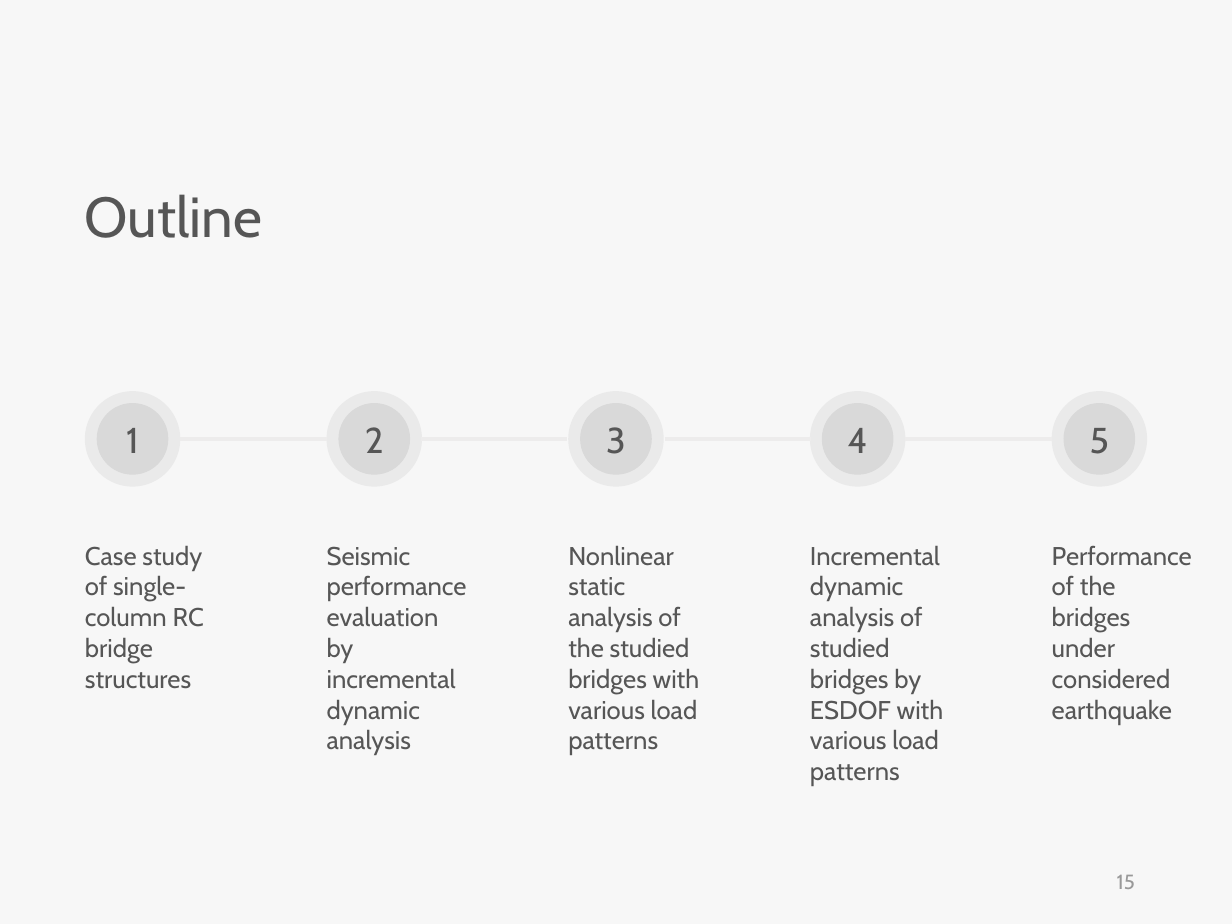
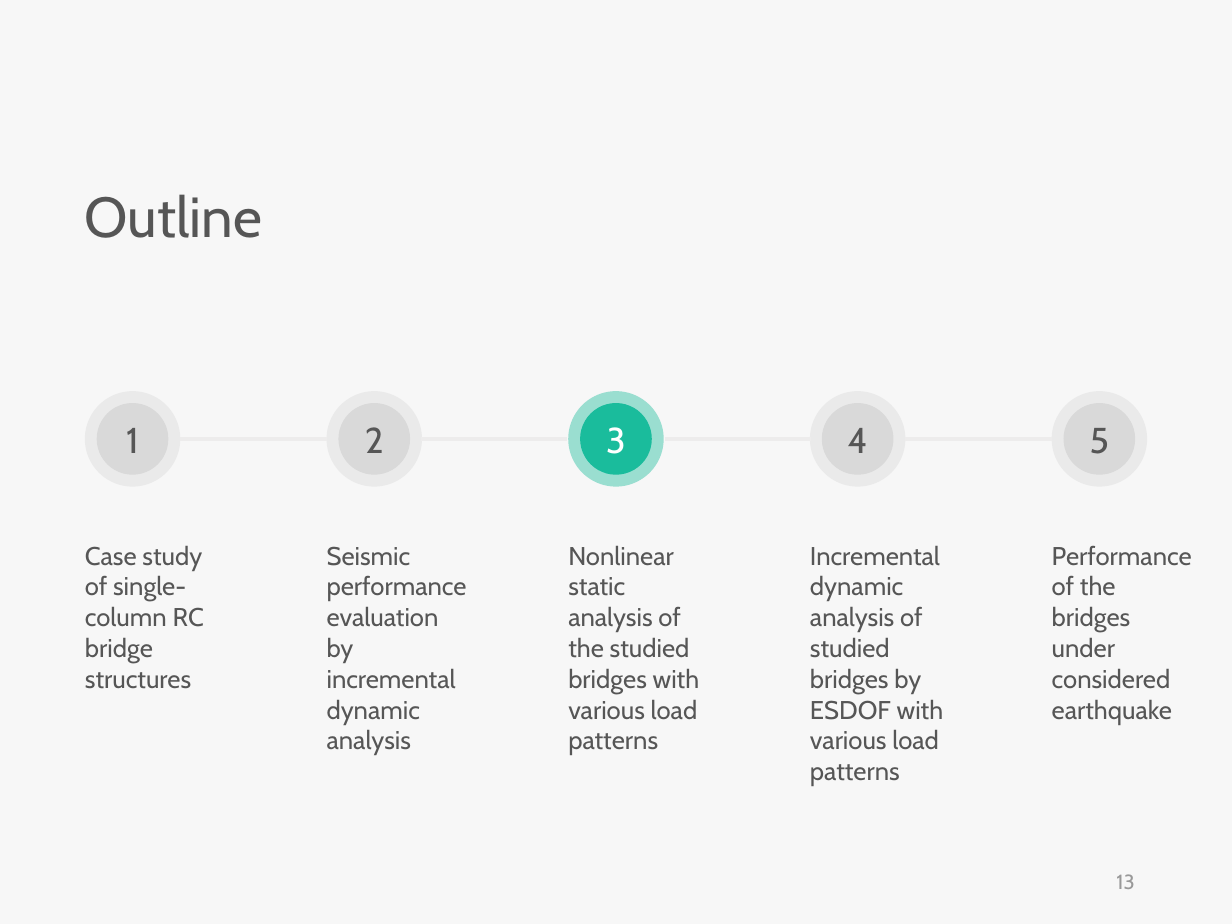
Before and after one commit to skyran1278/VbaProject, a slide deck: slide 13 of 20180126_SmartSplice/20180808_Meeting/Incremental dynamic analysis with multi-modes for seismic performance evaluation of RC bridges.pptx (slide 15 before the commit). Drawn at 1232x924 pixels with LibreOffice and Linux fonts; fonts in the diff are those of the drawing. Boxes give left, top, right and bottom in pixels: in the first picture for what was removed or moved away, otherwise in the second. Text is boxed around its words. In the diff, an @@ line names an element or a change of style, - is before the commit and + after.

```diff
--- a/20180126_SmartSplice/20180808_Meeting/Incremental dynamic analysis with multi-modes for seismic performance evaluation of RC bridges.pptx
+++ b/20180126_SmartSplice/20180808_Meeting/Incremental dynamic analysis with multi-modes for seismic performance evaluation of RC bridges.pptx
@@ ellipse "3" at bbox=[568, 392, 663, 487]: text colour #565656 to #FFFFFF; fill #D9D9D9 at 42% opacity to #1ABC9C at 42% opacity @@
@@ ellipse at bbox=[580, 403, 652, 474]: fill #D9D9D9 to #1ABC9C @@
@@ page number at bbox=[1116, 874, 1134, 889]: text changed @@
-15
+13
```
Also in this commit, not shown: 6 other slides changed, 7 slides added, 36 slides removed, 3 other files.
